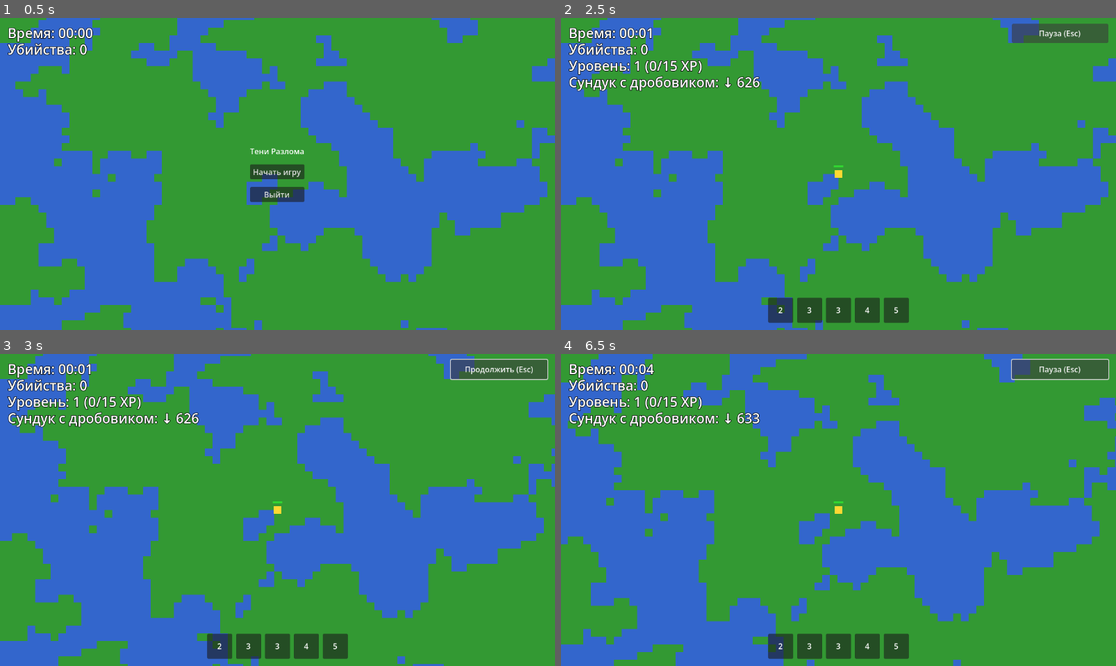
Above: before the commit, frames 1-4 (two rows, left to right).
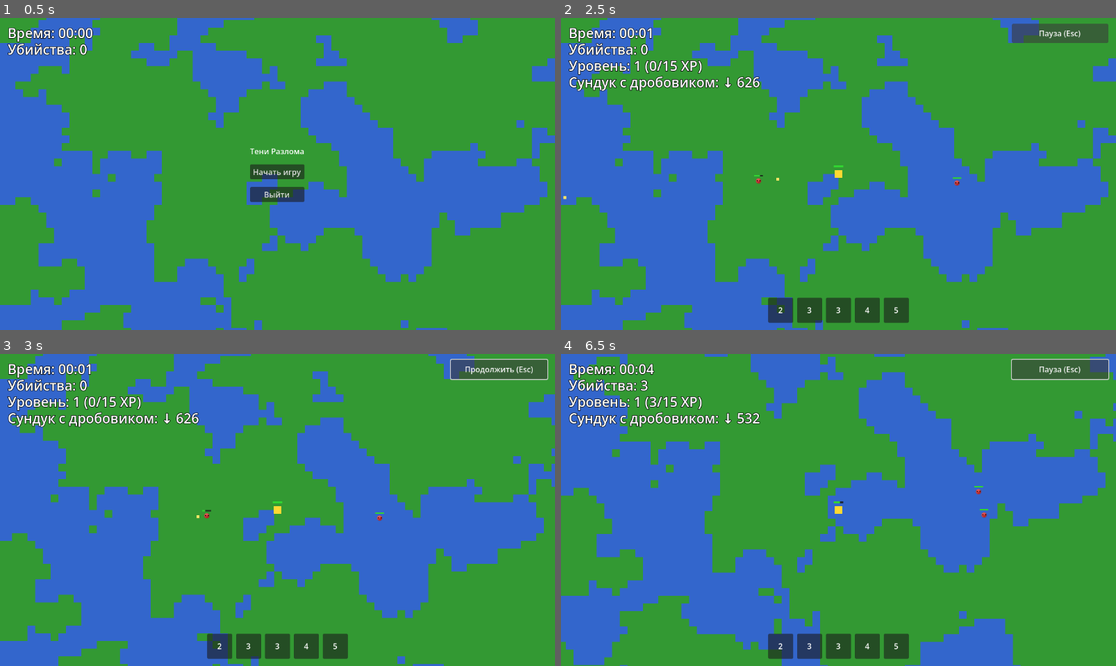
Above: after the commit, the same moments.

Repository: aegissana-sudo/vada
Game: Godot game, scene res://Main.tscn
Same seed, same stepped clock (60 frames per second), same inputs: the game is played once before the commit and once after it.
Inputs:
- Up to frame 1 (0.5 s): no input
- Up to frame 2 (2.5 s): click "Начать игру" at 0.5 s; click "Пауза (Esc)" at 1.25 s; click "Продолжить (Esc)" at 2 s
- Up to frame 3 (3 s): tap Enter at 2.75 s; hold Right (ui_right) from 2.78 s (still down); hold 1 from 2.78 s (still down)
- Up to frame 4 (6.5 s): tap Space at 3.5 s; release Right (ui_right) at 3.53 s; release 1 at 3.53 s; hold Down (ui_down) 3.53-4.28 s; tap 2 at 3.6 s; hold Right (ui_right) 4.28-5.03 s; hold 3 4.28-5.03 s; hold Up (ui_up) 5.03-5.78 s; tap 4 at 5.1 s; hold Left (ui_left) from 5.78 s (still down); hold 5 from 5.78 s (still down)

Frame 1 is identical in both runs. In frame 2, less than 0.1% of the frame differs, in the area x 0-73%, y 50-59%; in frame 3, less than 0.1%; in frame 4, 41%, in the area x 0-100%, y 0-100%.
Error before the commit: Parse Error: Cannot infer the type of "normal" variable because the value doesn't have a set type. (res://scripts/enemy.gd:183)

Commit message:
Fix type inference for normal vector in enemy shader texture

Diff:
--- a/scripts/enemy.gd
+++ b/scripts/enemy.gd
@@ -180,7 +180,7 @@
                 continue
 
             var edge_alpha := clamp((radius - distance) / edge_softness, 0.0, 1.0)
-            var normal := local / max(distance, 0.0001)
+            var normal: Vector2 = local / maxf(distance, 0.0001)
             var light_mix := clamp((normal.dot(highlight_dir) + 1.0) * 0.5, 0.0, 1.0)
             var base_color := shadow.lerp(base, 0.45 + 0.45 * light_mix)
             base_color = base_color.lerp(highlight, pow(light_mix, 1.6) * 0.6)
